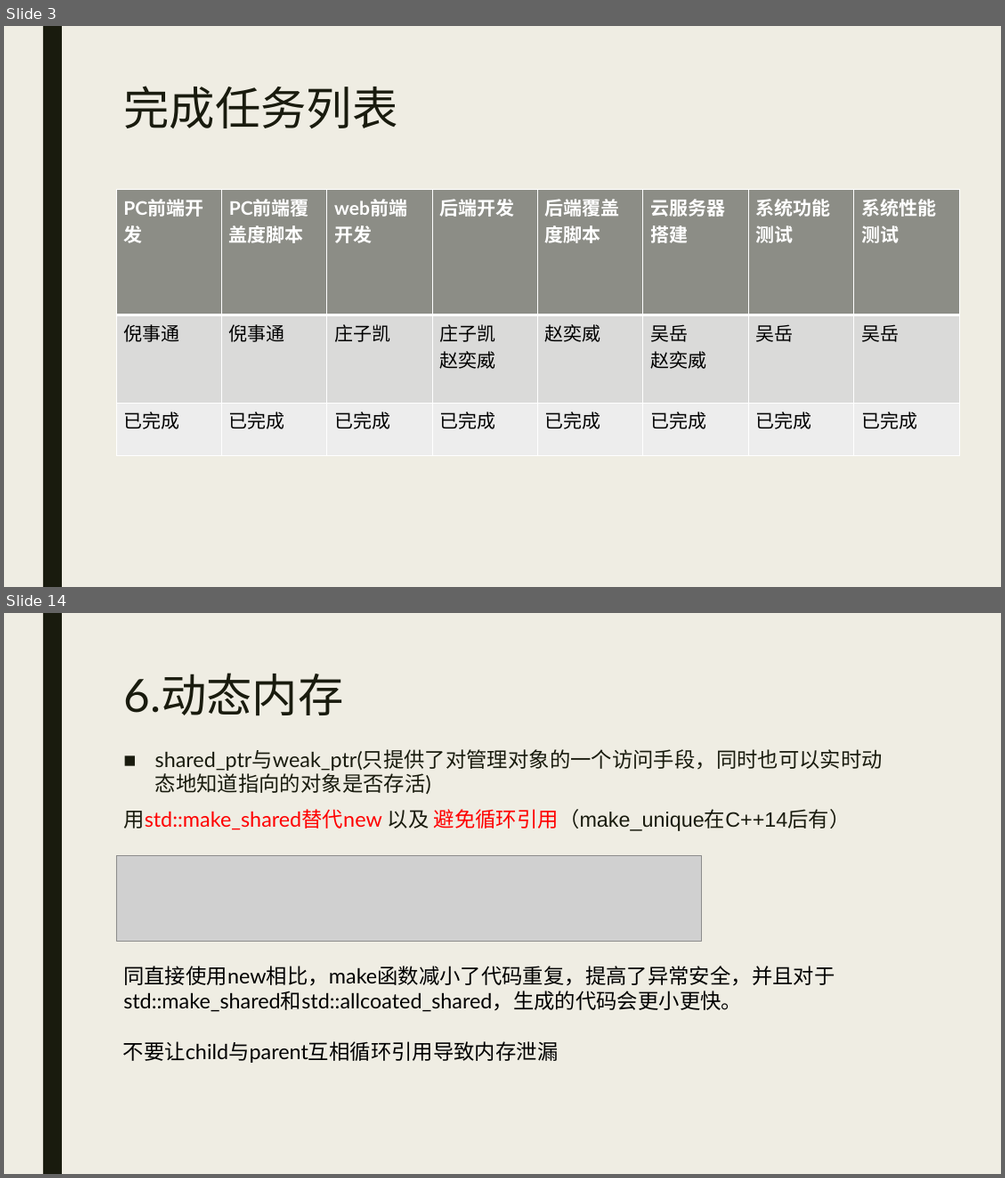
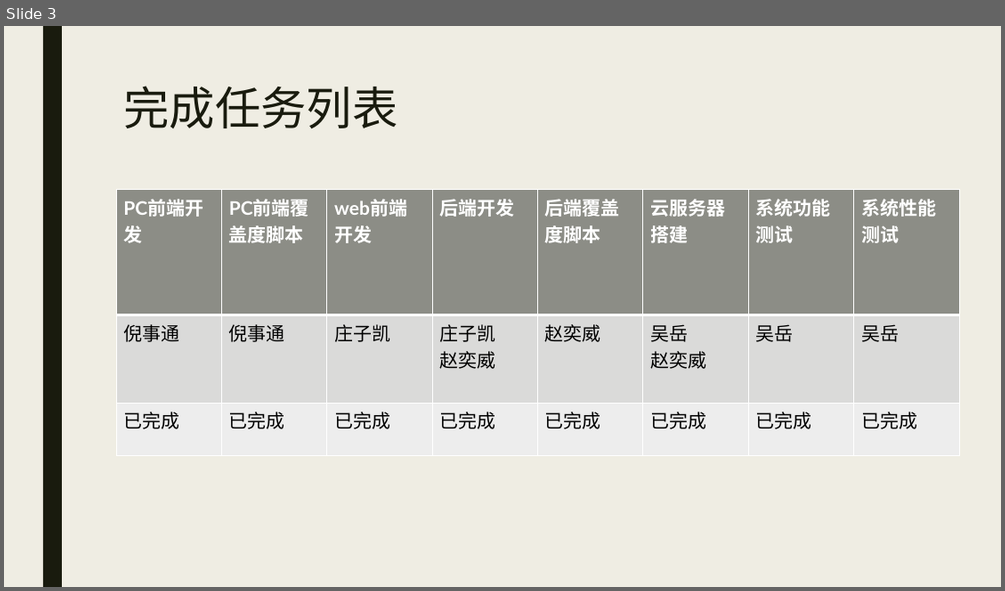
Before and after one commit to DestinyCoderWY/Timeline, a slide deck: 7.展示PPT/Timeline展示PPT.pptx. Shown one above the other, each under a label of ours: slides 3 and 14 before the commit, slide 3 after it; the slides between them are not shown. The pictures are 1005x1178 and 1005x591 pixels, drawn with LibreOffice and Linux fonts; fonts in the diff are those of the drawing; grey boxes stand for pictures. Boxes give left, top, right and bottom in pixels: in the first picture for what was removed or moved away, otherwise in the second. Text is boxed around its words. In the diff, an @@ line names an element or a change of style, - is before the commit and + after.

```diff
--- a/7.展示PPT/Timeline展示PPT.pptx
+++ b/7.展示PPT/Timeline展示PPT.pptx
@@ slide 14 removed at <box>4,613,1001,1174</box>, background #EFEDE3; not listed: 1 template element that a slide beside it also shows @@
@@ title removed at <box>123,673,343,716</box> @@
-6.动态内存
@@ text removed at <box>123,749,882,831</box> @@
-■ shared_ptr与weak_ptr(只提供了对管理对象的一个访问手段，同时也可以实时动态地知道指向的对象是否存活)
-用std::make_shared替代new 以及 避免循环引用（make_unique在C++14后有）
@@ picture removed at <box>116,856,701,941</box> @@
@@ text removed at <box>123,965,834,1012</box> @@
-同直接使用new相比，make函数减小了代码重复，提高了异常安全，并且对于std::make_shared和std::allcoated_shared，生成的代码会更小更快。
@@ text removed at <box>123,1041,558,1062</box> @@
-不要让child与parent互相循环引用导致内存泄漏
```
Also in this commit, not shown: 3 slides changed, 16 slides added, 18 other slides removed, 1 other file.
